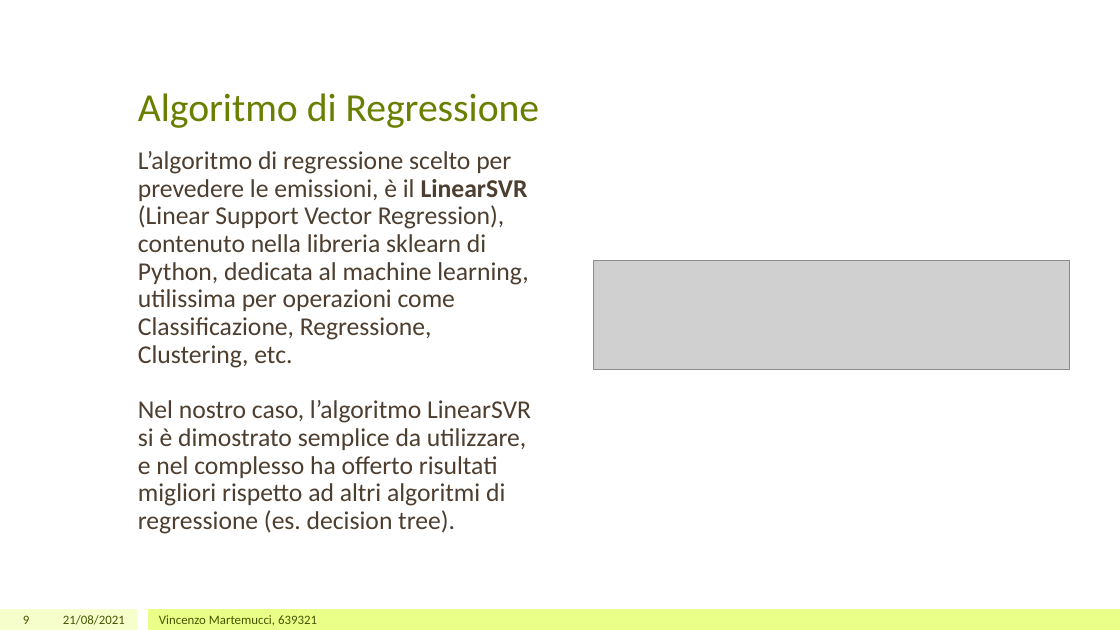
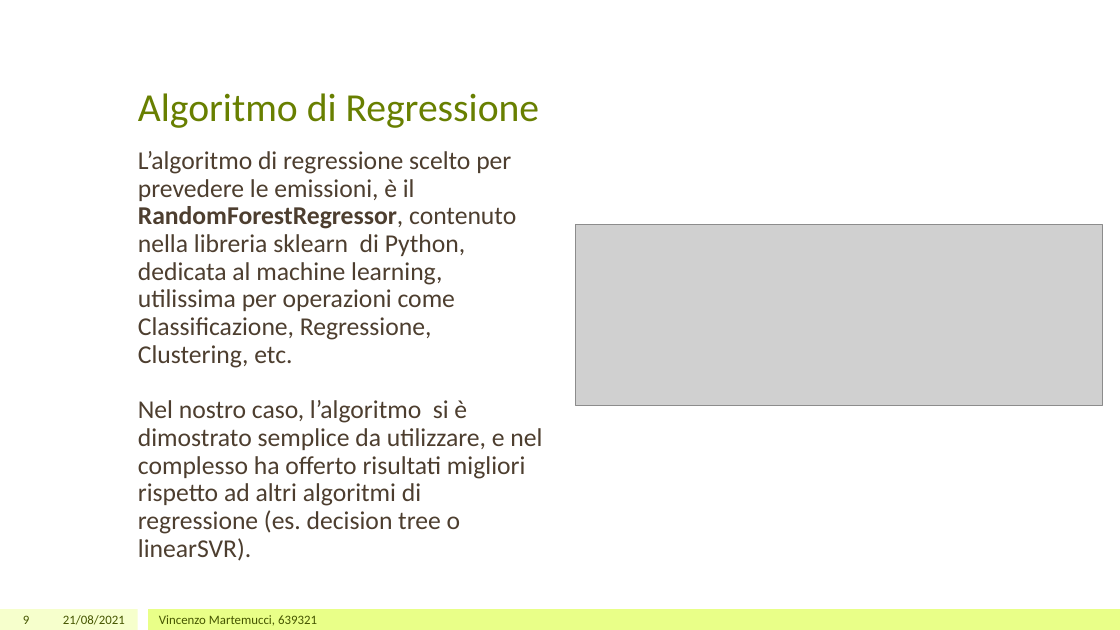
Before and after one commit to raimondoDiSangro/co2_car_emissions_ICON, a slide deck: slide 9 of Presentazione Progetto.pptx. Drawn at 1120x630 pixels with LibreOffice and Linux fonts; fonts in the diff are those of the drawing; grey boxes stand for pictures. Boxes give left, top, right and bottom in pixels: in the first picture for what was removed or moved away, otherwise in the second. Text is boxed around its words. In the diff, an @@ line names an element or a change of style, - is before the commit and + after.

Commit message:
Updated the regression models

```diff
--- a/Presentazione Progetto.pptx
+++ b/Presentazione Progetto.pptx
@@ text at bbox=[138, 151, 542, 561]: text changed @@
-L’algoritmo di regressione scelto per prevedere le emissioni, è il LinearSVR (Linear Support Vector Regression), contenuto nella libreria sklearn di Python, dedicata al machine learning, utilissima per operazioni come Classificazione, Regressione, Clustering, etc.
-Nel nostro caso, l’algoritmo LinearSVR si è dimostrato semplice da utilizzare, e nel complesso ha offerto risultati migliori rispetto ad altri algoritmi di regressione (es. decision tree).
+L’algoritmo di regressione scelto per prevedere le emissioni, è il RandomForestRegressor, contenuto nella libreria sklearn di Python, dedicata al machine learning, utilissima per operazioni come Classificazione, Regressione, Clustering, etc.
+Nel nostro caso, l’algoritmo si è dimostrato semplice da utilizzare, e nel complesso ha offerto risultati migliori rispetto ad altri algoritmi di regressione (es. decision tree o linearSVR).
@@ picture: place and size @@
-picture at bbox=[594, 260, 1070, 369]
+picture at bbox=[576, 224, 1102, 405]
```
Also in this commit, not shown: 3 other files.
